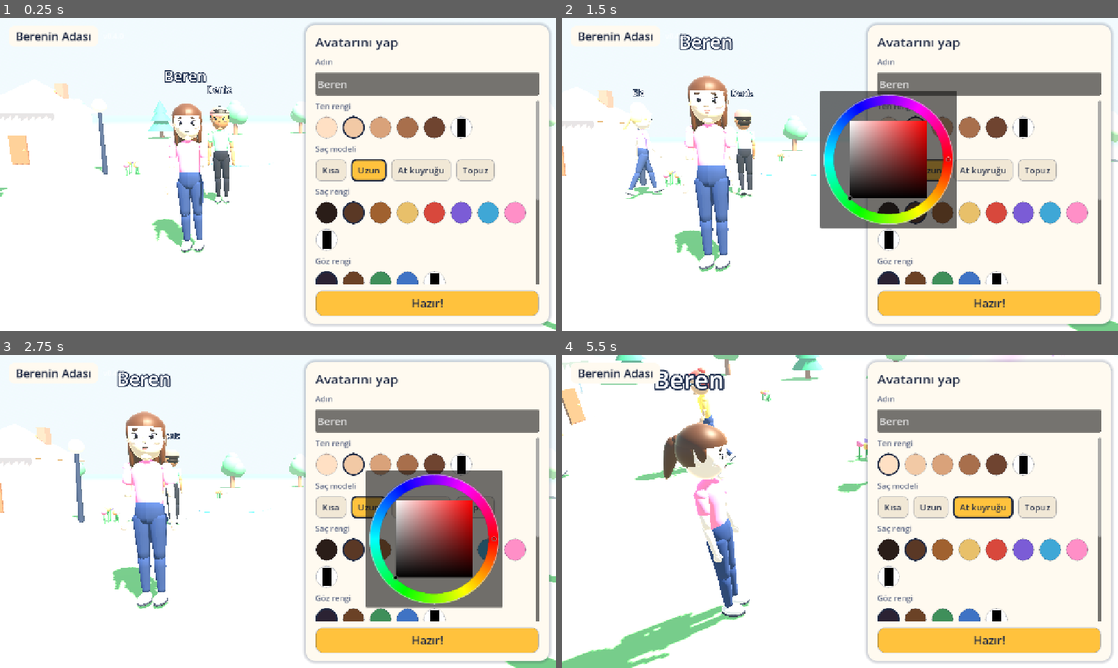
Above: before the commit, frames 1-4 (two rows, left to right).
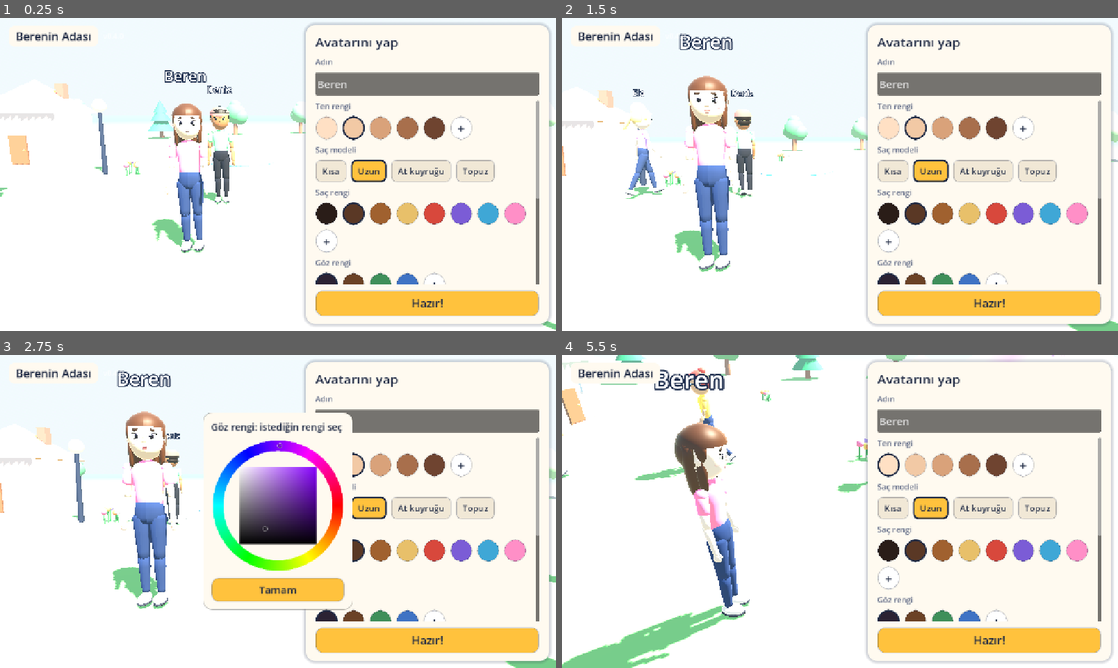
Above: after the commit, the same moments.

Repository: Heach8/MyGame
Game: Godot game, scene res://scenes/main.tscn
Two runs of this game, one before a commit and one after it. Both use one fixed random seed, a clock stepped at 60 frames per second and the inputs below.
Inputs (mouse positions are in pixels of both pictures, inside the frame that each line leads up to):
- Up to frame 1 (0.25 s): no input
- Up to frame 2 (1.5 s): click "+" at 0.5 s; click "+" at 1.25 s
- Up to frame 3 (2.75 s): click "+" at 2 s
- Up to frame 4 (5.5 s): click (840, 589) at 2.75 s, where only the run after the commit has a clickable "Tamam"; click (890, 464) at 3.52 s; move the mouse to (962, 495) at 4.27 s; hold Right 4.28-5 s; tap S (geri) at 4.35 s; click (962, 495) at 4.42 s; drag from (728, 527) to (812, 574) at 5.02 s

The runs differ from the first frame. In frame 1, 1.8% of the frame differs, in the area x 31-97%, y 31-86%; in frame 2, 12%; in frame 3, 21%, in the area x 23-97%, y 18-86%; in frame 4, 3.3%.

Commit message:
Palet açılır pencerede renk çemberi; yüz ayrıntılarında ince ayar
Co-Authored-By: Claude Opus 5.5 <noreply@anthropic.com>
Claude-Session: https://claude.ai/code/session_01SczDKnoRobwMpY7PS1xM9o

Diff:
--- a/scripts/avatar.gd
+++ b/scripts/avatar.gd
@@ -154,19 +154,15 @@
 		[-0.1, 0.198], [-0.05, 0.208], [0.0, 0.213], [0.05, 0.215], [0.1, 0.208], [0.14, 0.195],
 		[0.18, 0.174], [0.215, 0.145], [0.24, 0.11], [0.258, 0.07], [0.268, 0.035], [0.27, 0.0]], 36), skin_mat, Vector3.ZERO)
 	skull.scale = Vector3(1.0, 1.0, 1.06)
-	# Belirgin çene ucu
-	var chin := _mesh(head, MapBuilder.sphere(0.045, 14, 8), skin_mat, Vector3(0, -0.232, 0.15))
-	chin.scale = Vector3(1.25, 0.8, 0.85)
 	var blush := _soft_mat(Color(0.93, 0.55, 0.55, 0.28), 0.8, 0.0)
 	blush.transparency = BaseMaterial3D.TRANSPARENCY_ALPHA
 	for side in [-1.0, 1.0]:
 		var ear := _mesh(head, MapBuilder.sphere(0.045, 10, 8), skin_mat, Vector3(0.205 * side, -0.02, 0.01))
 		ear.scale = Vector3(0.45, 1.0, 0.75)
-		# Elmacık kemiği ve hafif yanak pembeliği
-		var cheekbone := _mesh(head, MapBuilder.sphere(0.055, 14, 8), skin_mat, Vector3(0.112 * side, -0.05, 0.152))
-		cheekbone.scale = Vector3(1.25, 0.7, 0.75)
-		var rosy := _mesh(head, MapBuilder.sphere(0.04, 12, 8), blush, Vector3(0.118 * side, -0.065, 0.178))
-		rosy.scale = Vector3(1.3, 0.75, 0.5)
+		# Hafif yanak pembeliği
+		var rosy := _mesh(head, MapBuilder.sphere(0.036, 12, 8), blush, Vector3(0.112 * side, -0.068, 0.168))
+		rosy.scale = Vector3(1.3, 0.7, 0.3)
+		rosy.rotation.y = 0.55 * side
 		# Kaş kemeri: gözün üstüne hafif gölge düşürür
 		var ridge := _mesh(head, _capsule_x(0.02, 0.085), skin_mat, Vector3(0.078 * side, 0.052, 0.19))
 		ridge.rotation.z = PI / 2.0 - 0.1 * side
@@ -213,10 +209,10 @@
 	var nostril_mat := _soft_mat(Color(0.35, 0.2, 0.18, 0.55), 0.9, 0.0)
 	nostril_mat.transparency = BaseMaterial3D.TRANSPARENCY_ALPHA
 	for side in [-1.0, 1.0]:
-		var wing := _mesh(head, MapBuilder.sphere(0.014, 10, 6), skin_mat, Vector3(0.02 * side, -0.06, 0.214))
-		wing.scale = Vector3(1.0, 0.85, 0.9)
-		var hole := _mesh(head, MapBuilder.sphere(0.006, 8, 4), nostril_mat, Vector3(0.011 * side, -0.07, 0.225))
-		hole.scale = Vector3(1.2, 0.6, 1.0)
+		var wing := _mesh(head, MapBuilder.sphere(0.0105, 10, 6), skin_mat, Vector3(0.017 * side, -0.059, 0.214))
+		wing.scale = Vector3(1.0, 0.8, 0.8)
+		var hole := _mesh(head, MapBuilder.sphere(0.0045, 8, 4), nostril_mat, Vector3(0.009 * side, -0.068, 0.224))
+		hole.scale = Vector3(1.2, 0.5, 1.0)
 
 	# Dudaklar
 	var lip_mat := _soft_mat(Color("b95c5e"), 0.4, 0.0)
@@ -228,7 +224,7 @@
 	var lower := _mesh(head, _capsule_x(0.0115, 0.044), lip_mat, Vector3(0, -0.133, 0.196))
 	lower.scale = Vector3(1.0, 1.0, 0.7)
 	lower.rotation.z = PI / 2.0
-	var line := _mesh(head, _capsule_x(0.0035, 0.062), lash_mat, Vector3(0, -0.124, 0.204))
+	var line := _mesh(head, _capsule_x(0.0022, 0.05), MapBuilder.mat(Color("7a3f40"), 0.6), Vector3(0, -0.125, 0.204))
 	line.rotation.z = PI / 2.0
 
 
--- a/scripts/avatar_editor.gd
+++ b/scripts/avatar_editor.gd
@@ -25,7 +25,11 @@
 var look: Dictionary = {}
 var _buttons: Array = []  # [anahtar, değer, Button]
 var _name_edit: LineEdit
-var _custom: Dictionary = {}  # anahtar -> paletten renk seçen ColorPickerButton
+var _custom: Dictionary = {}  # anahtar -> "+" palet düğmesi
+var _palette: PopupPanel
+var _palette_title: Label
+var _picker: ColorPicker
+var _palette_key := ""
 
 
 func _ready() -> void:
@@ -120,27 +124,59 @@
 
 
 ## Hazır renklerin yanındaki "+" düğmesi: dokununca renk çemberi açılır, her renk seçilebilir.
-func _make_palette_button(key: String) -> ColorPickerButton:
-	var cb := ColorPickerButton.new()
-	cb.text = "+"
-	cb.focus_mode = Control.FOCUS_NONE
-	cb.custom_minimum_size = Vector2(52, 52)
-	cb.edit_alpha = false
-	cb.add_theme_font_size_override("font_size", 28)
-	var picker := cb.get_picker()
-	picker.picker_shape = ColorPicker.SHAPE_HSV_WHEEL
-	picker.sliders_visible = false
-	picker.presets_visible = false
-	picker.sampler_visible = false
-	picker.color_modes_visible = false
-	picker.hex_visible = false
-	picker.can_add_swatches = false
-	picker.add_theme_constant_override("sv_width", 300)
-	picker.add_theme_constant_override("sv_height", 300)
-	picker.add_theme_constant_override("h_width", 44)
-	cb.color_changed.connect(_on_palette_color.bind(key))
-	_custom[key] = cb
-	return cb
+func _make_palette_button(key: String) -> Button:
+	var b := Button.new()
+	b.text = "+"
+	b.focus_mode = Control.FOCUS_NONE
+	b.custom_minimum_size = Vector2(52, 52)
+	b.add_theme_font_size_override("font_size", 30)
+	b.pressed.connect(_open_palette.bind(key))
+	_custom[key] = b
+	return b
+
+
+func _open_palette(key: String) -> void:
+	if _palette == null:
+		_palette = PopupPanel.new()
+		var sb := StyleBoxFlat.new()
+		sb.bg_color = PAPER
+		sb.set_corner_radius_all(22)
+		sb.set_content_margin_all(18)
+		_palette.add_theme_stylebox_override("panel", sb)
+		var col := VBoxContainer.new()
+		col.add_theme_constant_override("separation", 12)
+		_palette.add_child(col)
+		_palette_title = _label("", 22)
+		col.add_child(_palette_title)
+		_picker = ColorPicker.new()
+		_picker.edit_alpha = false
+		_picker.picker_shape = ColorPicker.SHAPE_HSV_WHEEL
+		_picker.sliders_visible = false
+		_picker.presets_visible = false
+		_picker.sampler_visible = false
+		_picker.color_modes_visible = false
+		_picker.hex_visible = false
+		_picker.can_add_swatches = false
+		_picker.add_theme_constant_override("sv_width", 300)
+		_picker.add_theme_constant_override("sv_height", 300)
+		_picker.add_theme_constant_override("h_width", 44)
+		_picker.color_changed.connect(func(c: Color): _on_palette_color(c, _palette_key))
+		col.add_child(_picker)
+		var ok := Button.new()
+		ok.text = "Tamam"
+		ok.focus_mode = Control.FOCUS_NONE
+		ok.custom_minimum_size = Vector2(0, 56)
+		ok.add_theme_font_size_override("font_size", 24)
+		_style_button(ok, SUN, false, 16)
+		ok.pressed.connect(func(): _palette.hide())
+		col.add_child(ok)
+		add_child(_palette)
+	_palette_key = key
+	for section in SECTIONS:
+		if section[0] == key:
+			_palette_title.text = str(section[1]) + ": istediğin rengi seç"
+	_picker.color = Color(str(look.get(key, "#ffffff")))
+	_palette.popup_centered()
 
 
 func _on_palette_color(color: Color, key: String) -> void:
@@ -166,12 +202,13 @@
 
 func _refresh() -> void:
 	for key in _custom:
-		var cb: ColorPickerButton = _custom[key]
+		var cb: Button = _custom[key]
 		var value := str(look.get(key, ""))
 		var is_custom: bool = not AvatarData.OPTIONS[key].has(value)
-		if is_custom:
-			cb.color = Color(value)
 		_style_button(cb, Color(value) if is_custom else Color.WHITE, is_custom, 26)
+		var light := Color(value).get_luminance() > 0.5 if is_custom else true
+		for state in ["font_color", "font_hover_color", "font_pressed_color", "font_focus_color", "font_hover_pressed_color"]:
+			cb.add_theme_color_override(state, INK if light else Color.WHITE)
 	for entry in _buttons:
 		var key := str(entry[0])
 		var value := str(entry[1])
--- a/tests/screenshot.gd
+++ b/tests/screenshot.gd
@@ -19,7 +19,12 @@
 
 func _process(_delta: float) -> bool:
 	_frame += 1
-	if _frame == 120:
+	if _frame == 100:
+		_main.editor._open_palette("body")
+	elif _frame == 110:
+		_save("0_palet.png")
+		_main.editor._palette.hide()
+	elif _frame == 120:
 		_save("1_avatar_ekrani.png")
 	elif _frame == 125:
 		_main.editor._on_done()
